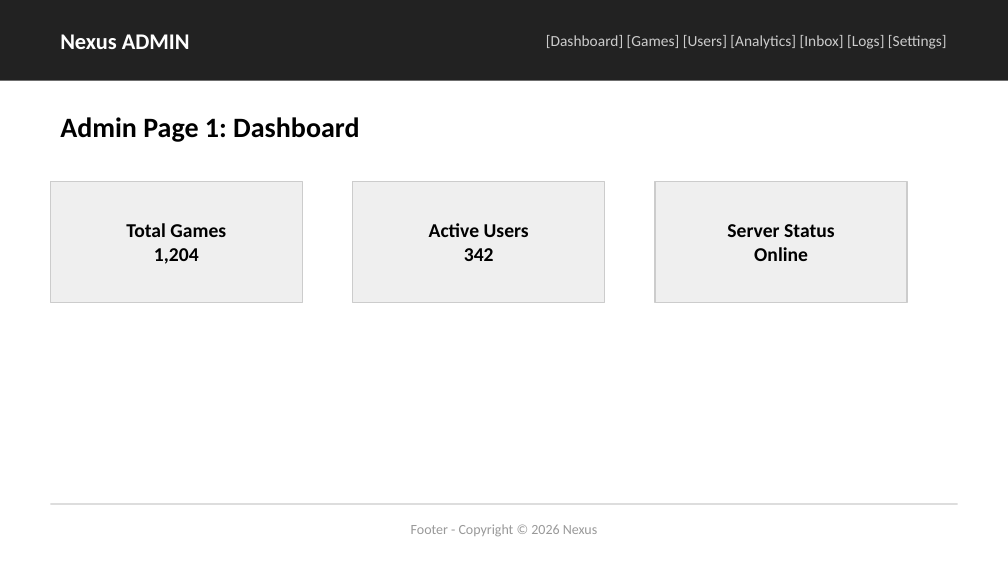
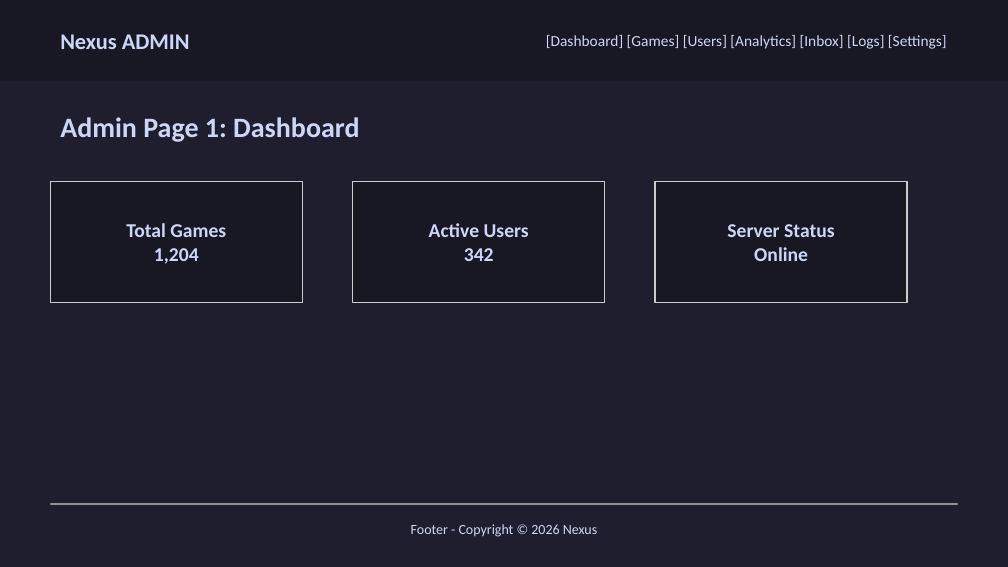
Before and after one commit to jaswanthtk/Nexus-Game-Tracker, a slide deck: slide 8 of .dev_workspace/Project_Wireframes_Proper.pptx. Drawn at 1008x567 pixels with LibreOffice and Linux fonts; fonts in the diff are those of the drawing. Boxes give left, top, right and bottom in pixels: in the first picture for what was removed or moved away, otherwise in the second. Text is boxed around its words. In the diff, an @@ line names an element or a change of style, - is before the commit and + after.

```diff
--- a/.dev_workspace/Project_Wireframes_Proper.pptx
+++ b/.dev_workspace/Project_Wireframes_Proper.pptx
@@ background #FFFFFF to #1E1E2E @@
@@ rectangle at (0, 0, 1008, 81): fill #222222 to #181825 @@
@@ text "Nexus ADMIN" at (60, 34, 190, 49): text colour #FFFFFF to #CDD6F4 @@
@@ text "[Dashboard] [Games] [Users] [Analytics] [Inbox] ..." at (546, 35, 947, 49): text colour #CCCCCC to #CDD6F4 @@
@@ text colour #000000 to #CDD6F4 in 4 elements at (60, 117, 359, 142), (126, 223, 226, 264), (429, 223, 529, 261), (727, 224, 835, 261) @@
@@ fill #EFEFEF to #181825 in 3 elements at (50, 181, 302, 302), (353, 181, 605, 302), (655, 181, 907, 302) @@
@@ text "Footer - Copyright © 2026 ..." at (411, 524, 597, 537): text colour #999999 to #CDD6F4 @@
```
Also in this commit, not shown: 13 other slides changed, 22 other files.
